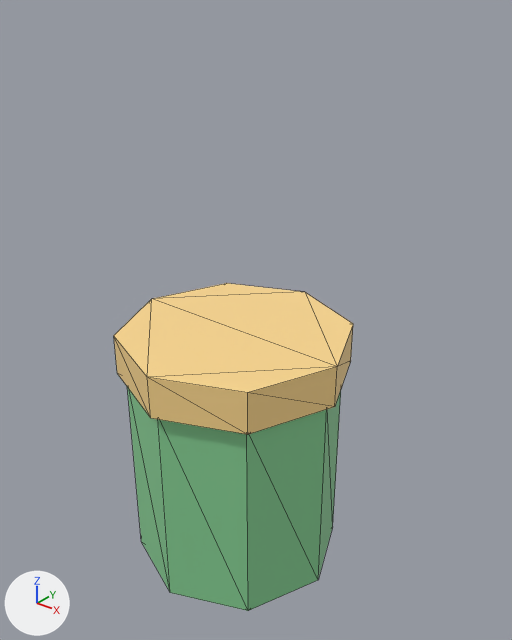
An edit to the glTF model assets/models/litter/litter_jar.glb, drawn before and after from the same camera.
Before and after are seen from a 50 mm camera at (0.481, -0.563, 0.681) aimed at (0.014, 0.021, 0.319). Lighting does not change. The marker at lower left points along +X, +Y and +Z. The picture after the commit comes second. Mesh edges are drawn as thin lines. Vertices at exactly the same position are counted once.

Objects in the first picture: 'litter_jar'.
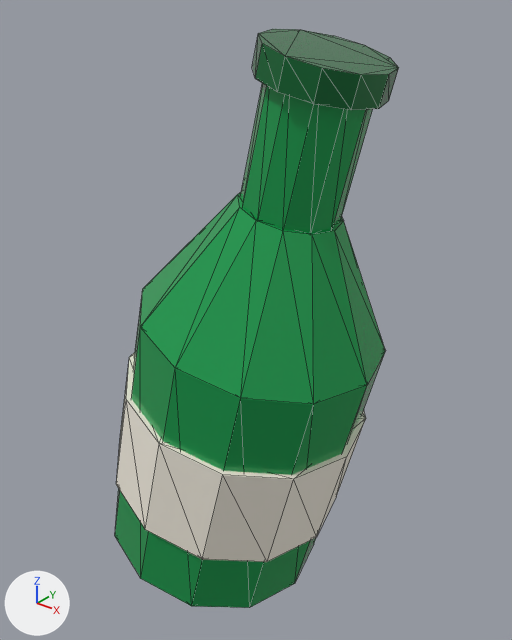
What differs and where, as boxes [x1, y1, x2, y2] in the pictures (512 x 640 px):
'litter_jar', reshaped, moved, recoloured (19% wider, 76% taller)
    before: [114, 283, 353, 611]
    after: [115, 29, 399, 608]
part 1 of me_cylinder, deleted (beige)
    before: [114, 283, 353, 434]
part 2 of me_cylinder, built on
    before: [127, 387, 341, 611]
    after: [115, 29, 399, 608]

What changed in the scene script:
```text
Add mat_mat_dark_green:
    mat_mat_dark_green = principled_material('mat_dark_green')
    mat_mat_dark_green.base_color = (0.0037, 0.148, 0.0356)  # dark green #0c6b35
    mat_mat_dark_green.metallic = 0.1
    mat_mat_dark_green.roughness = 0.2
Add mat_mat_label:
    mat_mat_label = principled_material('mat_label')
    mat_mat_label.base_color = (0.932, 0.883, 0.774)  # white #f7f1e4
    mat_mat_label.roughness = 0.7
Add mat_mat_green_glass:
    mat_mat_green_glass = principled_material('mat_green_glass')
    mat_mat_green_glass.base_color = (0.00902, 0.349, 0.0824)  # green #189f51
    mat_mat_green_glass.metallic = 0.1
    mat_mat_green_glass.roughness = 0.18
Change me_cylinder:
    used by ob_litter_jar; location = (0.0, 0.0, 0.13)
    remove me_cylinder.from_pydata(...)  # 32 vertices, 56 faces; spans x -0.14..0.14, y -0.14..0.14, z -0.13..0.18
    remove me_cylinder.materials.append(mat_mat_glass)  # green #88d195
    remove me_cylinder.materials.append(mat_mat_lid)  # beige #ffda90
    add me_cylinder.from_pydata(...)  # 120 vertices, 220 faces; spans x -0.177..0.177, y -0.146..0.146, z -0.029..0.637
    me_cylinder part 1: the loose piece of 16 vertices spanning x -0.14..0.14, y -0.14..0.14, z 0.13..0.18 is deleted
    me_cylinder part 2
    16 vertices are removed from x -0.13..0.13, y -0.13..0.13, z -0.13..0.13
    28 faces are deleted
    83 vertices are added at x -0.177..0.177, y -0.146..0.146, z -0.029..0.635
    12 new vertices lie (0.082, 0.0, 0.33) away from vertices in x -0.177..0.095, y -0.14..0.14, z -0.029..0.039
    12 new vertices lie (0.034, 0.0, 0.136) away from vertices in x -0.159..0.125, y -0.146..0.146, z 0.067..0.137
    7 new vertices lie (0.007, 0.0, 0.029) away from vertices in x 0.043..0.159, y -0.064..0.064, z 0.579..0.608
    6 new vertices lie (0.036, 0.0, 0.145) away from vertices in x 0.03..0.099, y -0.052..0.052, z 0.46..0.477
    132 new faces join them, mat_mat_green_glass (green #189f51)
    44 new faces join them, mat_mat_label (white #f7f1e4)
    44 new faces join them, mat_mat_dark_green (dark green #0c6b35)
    add me_cylinder.materials.append(mat_mat_green_glass)  # green #189f51
    add me_cylinder.materials.append(mat_mat_label)  # white #f7f1e4
    add me_cylinder.materials.append(mat_mat_dark_green)  # dark green #0c6b35
Change ob_litter_jar:
    ob_litter_jar.location: (0.0, 0.0, 0.13) -> (0.0, 0.0, 0.0)
```
